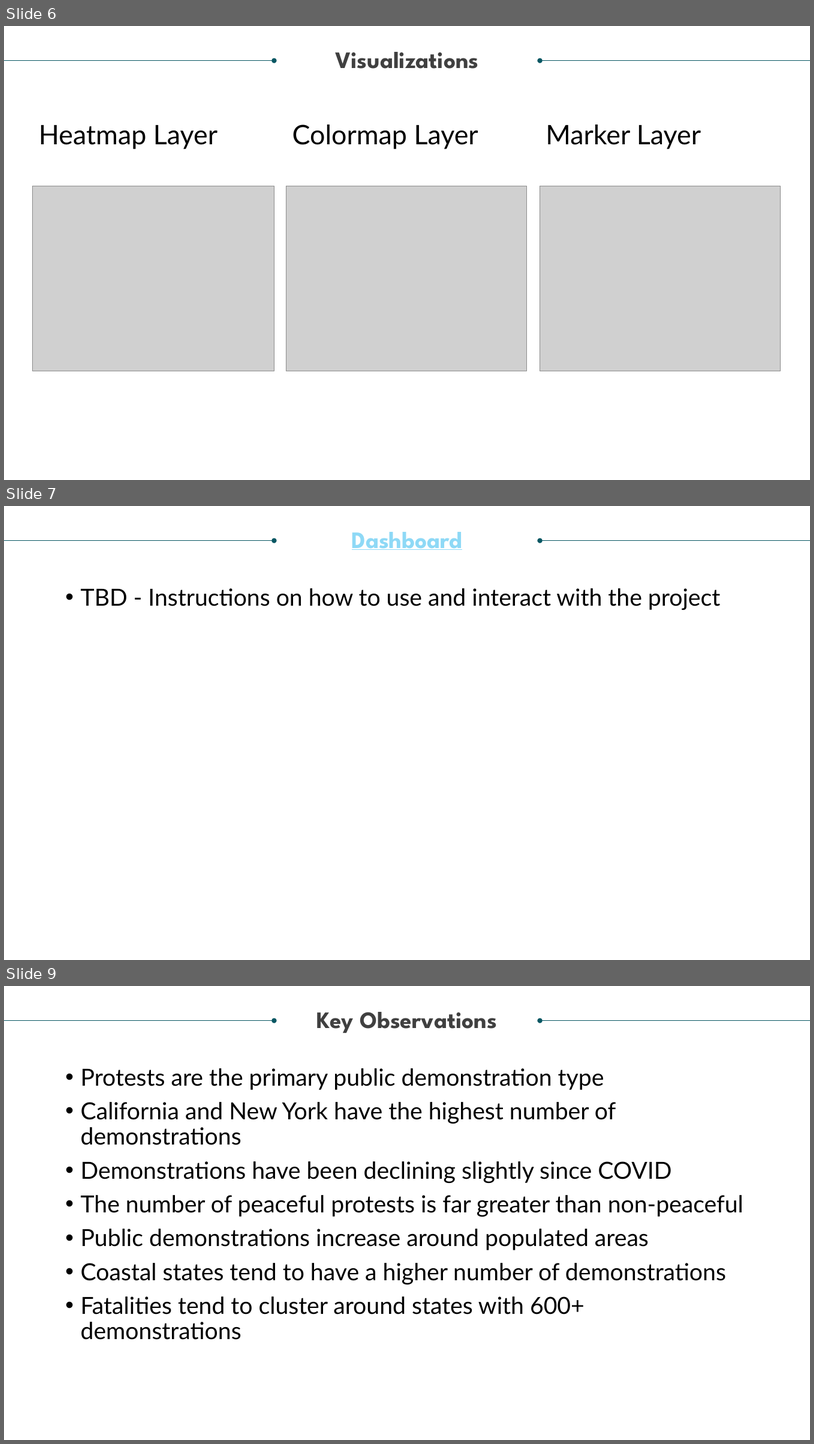
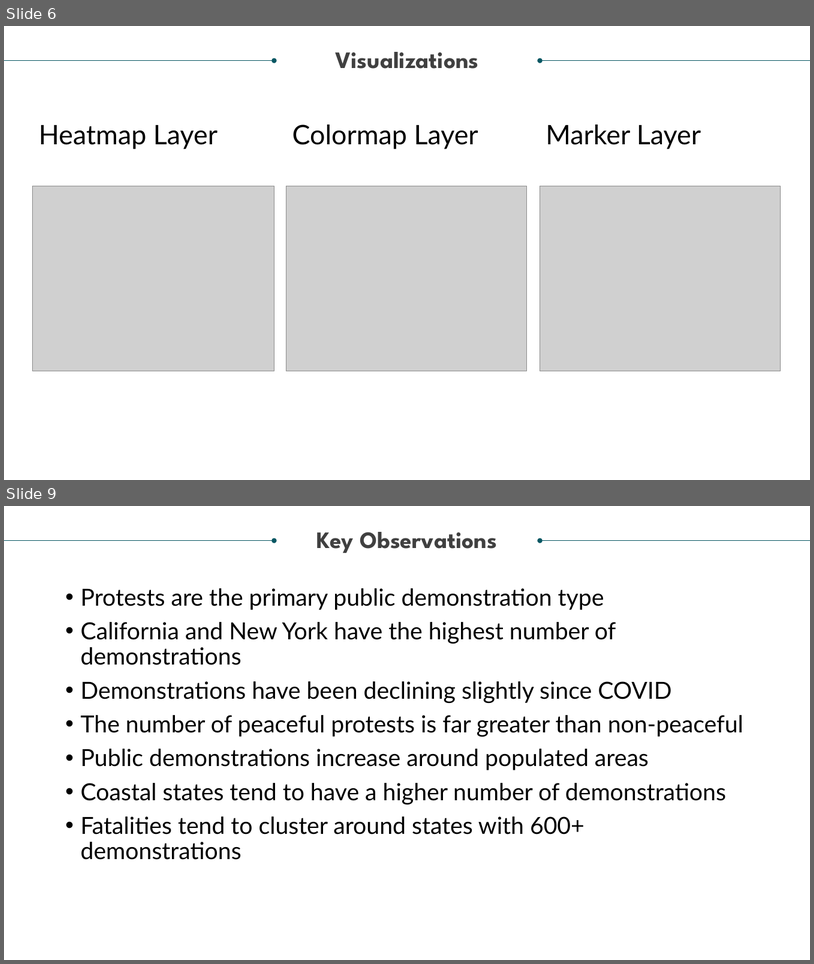
Before and after one commit to jcbritton/Project3, a slide deck: Project 3 Presentation.pptx. Shown one above the other, each under a label of ours: slides 6, 7 and 9 before the commit, slides 6 and 9 after it; the slides between them are not shown. The pictures are 814x1444 and 814x964 pixels, drawn with LibreOffice and Linux fonts; fonts in the diff are those of the drawing; grey boxes stand for pictures. Boxes give left, top, right and bottom in pixels: in the first picture for what was removed or moved away, otherwise in the second. Text is boxed around its words. In the diff, an @@ line names an element or a change of style, - is before the commit and + after.

```diff
--- a/Project 3 Presentation.pptx
+++ b/Project 3 Presentation.pptx
@@ slide 7 removed at box(4, 506, 810, 960), background #FFFFFF @@
@@ arrow removed from (4, 540) to (275, 540) @@
@@ text removed at box(352, 532, 463, 550) @@
-Dashboard
@@ arrow removed from (810, 540) to (540, 540) @@
@@ text removed at box(81, 588, 720, 610) @@
-• TBD - Instructions on how to use and interact with the project
```
Also in this commit, not shown: 1 slide changed, 1 slide added, 2 other files.
